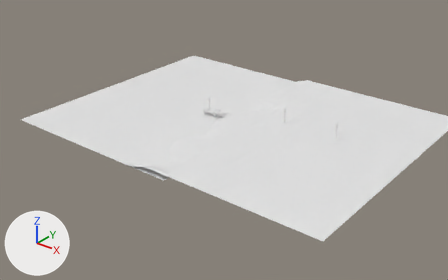
The Blender file public/meshes/pier/pier.blend: old version first, new version second.
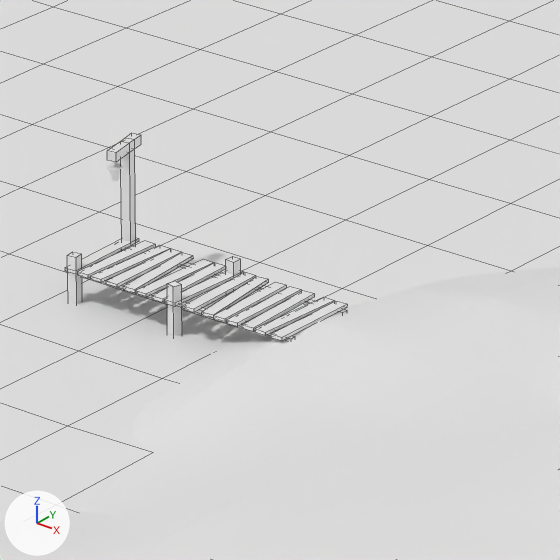
Each version appears first whole from a camera (50 mm lens) standing at (101.7, -125.2, 69.8) and looking at (3.4, -2.3, -6.4), and next in a close-up on the part from 44% to 57% of the width and 30% to 50% of the height. Every picture has the same lights, and +X, +Y and +Z are marked at lower left. The last two pictures show the newer version. The close-ups show mesh edges as thin lines.

Before the edit, the objects in view are built like this:
```python
me_cube_001 = bpy.data.meshes.new('Cube.001')
me_cube_001.from_pydata(...)  # 20 vertices, 18 faces; spans x -0.28..0.34, y -0.92..0.66, z -4.42..1.25
me_cube_001.materials.append(None)
me_cube_016 = bpy.data.meshes.new('Cube.016')
me_cube_016.from_pydata(...)  # 160 vertices, 120 faces; spans x -3.0..5.28, y -1.51..1.51, z -2.59..0.53
me_cube_016.materials.append(None)
me_cube_016.materials.append(mat_material)  # white #e7e7e7
me_cube_016.materials.append(mat_material_001)  # white #e7e7e7
me_cube_016.materials.append(mat_material_002)  # white #e7e7e7
me_cube_016.materials.append(mat_material_003)  # white #e7e7e7
me_cube_016.materials.append(mat_material_004)  # white #e7e7e7
me_cube_016.materials.append(mat_material_005)  # white #e7e7e7
me_cube_016.materials.append(mat_material_006)  # white #e7e7e7
me_cube_016.materials.append(mat_material_007)  # white #e7e7e7
me_cube_016.materials.append(mat_material_008)  # white #e7e7e7
me_cube_016.materials.append(mat_material_009)  # white #e7e7e7
me_cube_016.materials.append(mat_material_010)  # white #e7e7e7
me_plane_001 = bpy.data.meshes.new('Plane.001')
me_plane_001.from_pydata(...)  # 5329 vertices, 5184 faces; spans x -42.6..12.7, y -36.5..38.1, z -3.8..-1.2
ob_ground = bpy.data.objects.new('ground', me_plane_001)
ob_ground.location = (42.13, 0.0, 1.53)
ob_pier = bpy.data.objects.new('pier', me_cube_016)
ob_pier.location = (-2.42, 0.53, -0.17)
ob_pier_001 = bpy.data.objects.new('pier.001', me_cube_001)
ob_pier_001.location = (-5.15, 1.73, 1.73)
# also in view: 'water' at (-15.0, 0.7, -1.1)
```
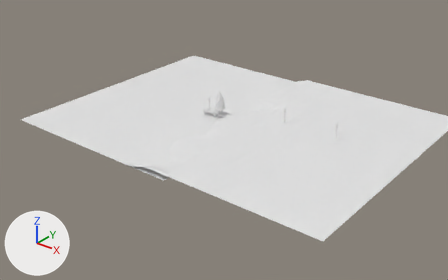
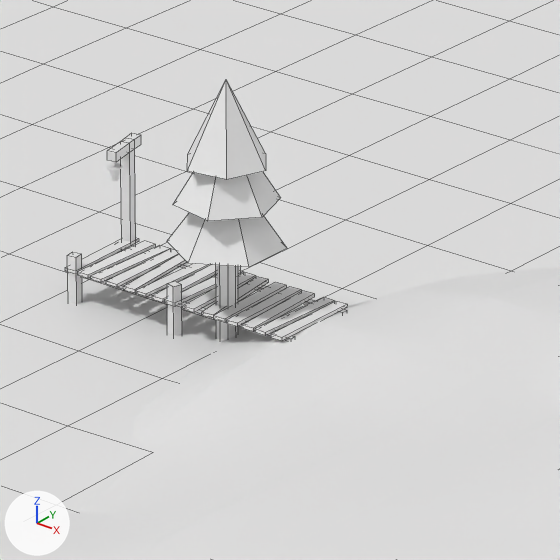
Commit message: basic pier trees

Where the newer file only moved an object's origin or applied its transform, the numbers keep the older frame.

The change in detail:
Mesh me_cone_008 is new.
It is a 6-sided cone pointing to +z spanning x -0.87..0.87, y -1.0..1.0, z -1.0..1.0.
Mesh me_cylinder is new.
It is an 8-sided cylinder along z spanning x -0.32..0.32, y -0.32..0.32, z -3.0..3.0.
Object 'Cone.008' (ob_cone_008) is new; it shows me_cone_008.
Its location is (0.0, 0.0, 2.89).
Its scale is (1.73, 1.73, 1.22).
Object 'Cone.007' (ob_cone_007) is new; it shows a copy of me_cone_008.
Its location is (0.0, 0.0, 4.26).
Its rotation in degrees is (0, 0, 19).
Its scale is (1.54, 1.54, 1.26).
Object 'Cone.006' (ob_cone_006) is new; it shows a copy of me_cone_008.
Its location is (0.0, 0.0, 5.44).
Its rotation in degrees is (0, 0, -21).
Its scale is (1.27, 1.27, 1.26).
Object 'Cylinder' (ob_cylinder) is new; it shows me_cylinder.
Its location is (0.0, 0.0, 0.0).

Boxes [x1, y1, x2, y2] around the edits, measured in the close-ups (560 x 560 px):
'Cone.006', added: after [187, 79, 266, 180]
'Cone.008', added: after [167, 213, 287, 267]
'Cone.007', added: after [173, 172, 281, 221]
'Cylinder', added: after [216, 265, 238, 341]
